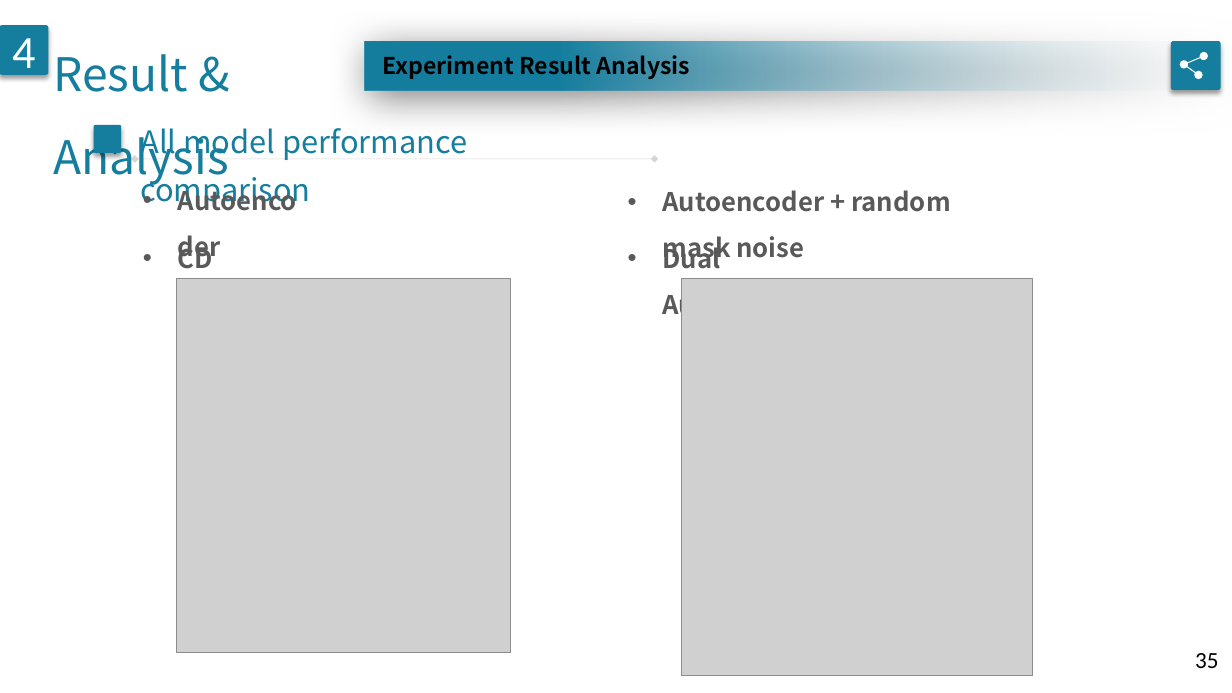
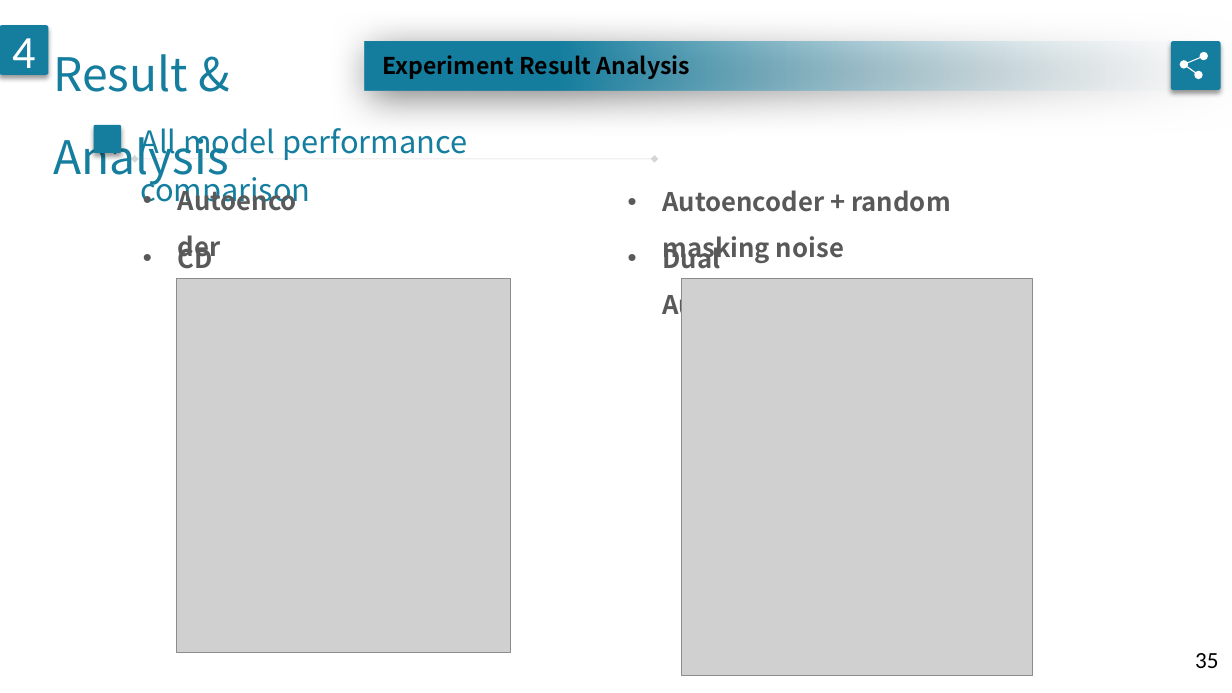
Before and after one commit to geminiwoo/oral-exam, a slide deck: slide 35 of 口試.pptx. Drawn at 1232x693 pixels with LibreOffice and Linux fonts; fonts in the diff are those of the drawing; grey boxes stand for pictures. Boxes give left, top, right and bottom in pixels: in the first picture for what was removed or moved away, otherwise in the second. Text is boxed around its words. In the diff, an @@ line names an element or a change of style, - is before the commit and + after.

```diff
--- a/口試.pptx
+++ b/口試.pptx
@@ text at <box>662,190,950,264</box>: text changed @@
-• Autoencoder + random mask noise
+• Autoencoder + random masking noise
```
Also in this commit, not shown: 3 other slides changed, 1 other file.
